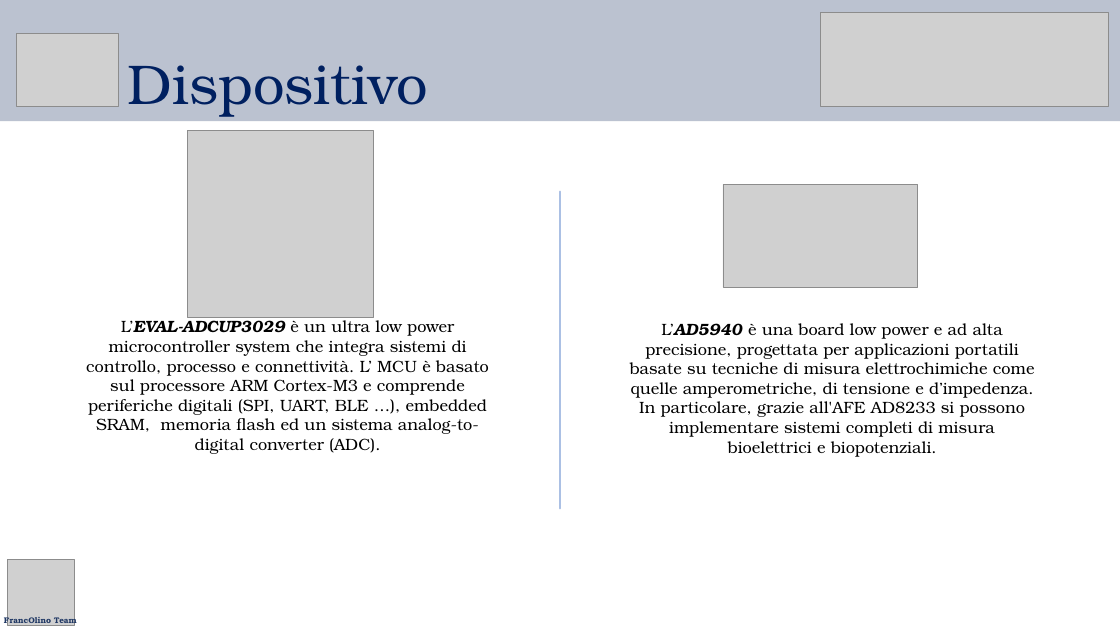
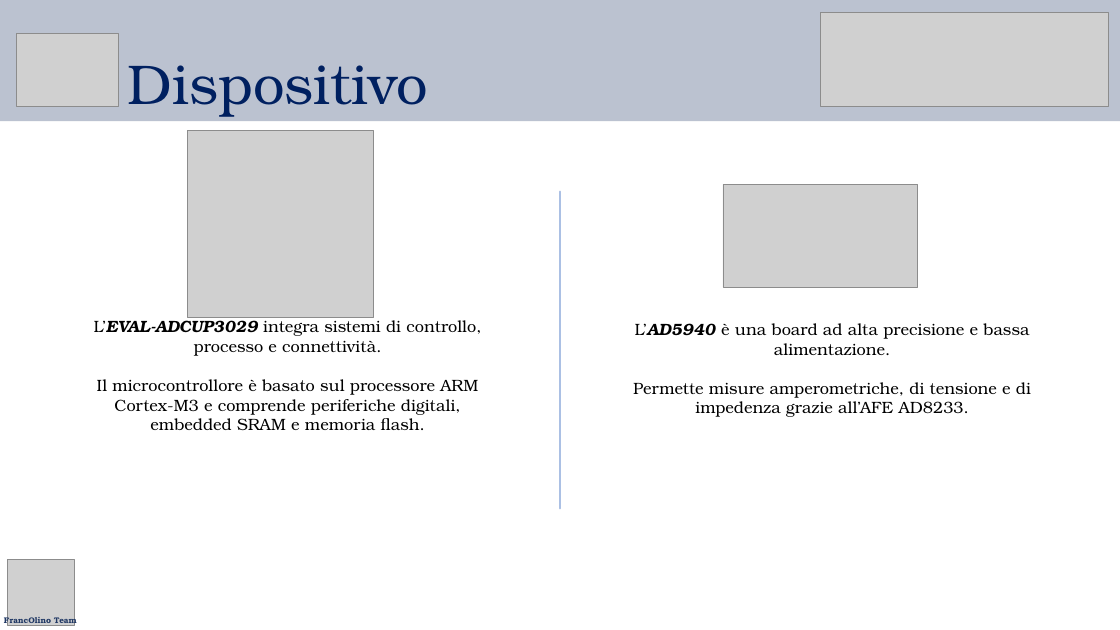
Before and after one commit to g0vann/IMSI_Project, a slide deck: slide 11 of Documentazione/Presentazione_animated.pptx. Drawn at 1120x630 pixels with LibreOffice and Linux fonts; fonts in the diff are those of the drawing; grey boxes stand for pictures. Boxes give left, top, right and bottom in pixels: in the first picture for what was removed or moved away, otherwise in the second. Text is boxed around its words. In the diff, an @@ line names an element or a change of style, - is before the commit and + after.

```diff
--- a/Documentazione/Presentazione_animated.pptx
+++ b/Documentazione/Presentazione_animated.pptx
@@ text at (x1=94, y1=317, x2=481, y2=430): text changed @@
-L’EVAL-ADCUP3029 è un ultra low power microcontroller system che integra sistemi di controllo, processo e connettività. L’ MCU è basato sul processore ARM Cortex-M3 e comprende periferiche digitali (SPI, UART, BLE …), embedded SRAM, memoria flash ed un sistema analog-to-digital converter (ADC).
+L’EVAL-ADCUP3029 integra sistemi di controllo, processo e connettività.
+Il microcontrollore è basato sul processore ARM Cortex-M3 e comprende periferiche digitali, embedded SRAM e memoria flash.
@@ text at (x1=633, y1=323, x2=1031, y2=417): text changed @@
-L’AD5940 è una board low power e ad alta precisione, progettata per applicazioni portatili basate su tecniche di misura elettrochimiche come quelle amperometriche, di tensione e d’impedenza. In particolare, grazie all'AFE AD8233 si possono implementare sistemi completi di misura bioelettrici e biopotenziali.
+L’AD5940 è una board ad alta precisione e bassa alimentazione.
+Permette misure amperometriche, di tensione e di impedenza grazie all’AFE AD8233.
```
Also in this commit, not shown: 19 other slides changed, 1 slide added, 5 other files.
